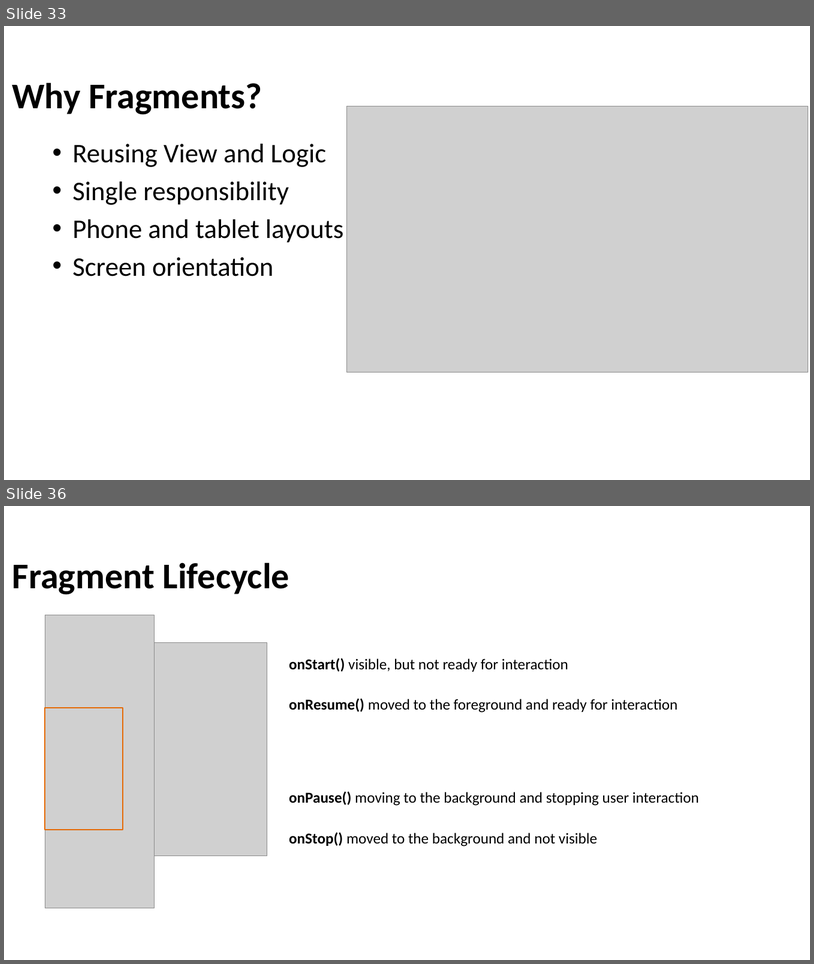
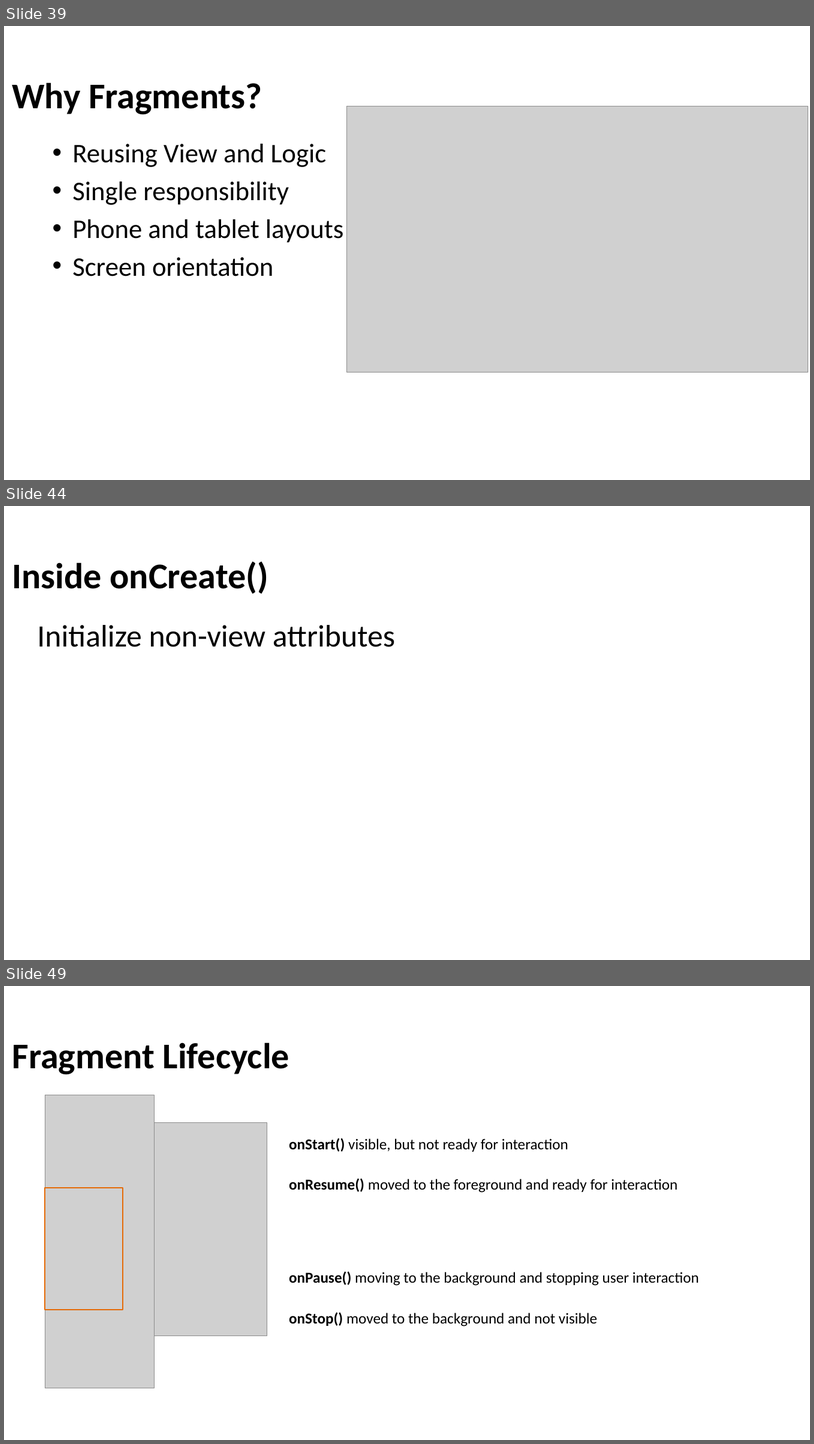
Before and after one commit to Batch-xx/Android-Lunch-Learn, a slide deck: slides/Android Studio_Activities_Fragments.pptx. Shown one above the other, each under a label of ours: slides 33 and 36 before the commit, slides 39, 44 and 49 after it; the slides between them are not shown. The pictures are 814x964 and 814x1444 pixels, drawn with LibreOffice and Linux fonts; fonts in the diff are those of the drawing; grey boxes stand for pictures; background and template pictures are left out. Boxes give left, top, right and bottom in pixels: in the first picture for what was removed or moved away, otherwise in the second. Text is boxed around its words. In the diff, an @@ line names an element or a change of style, - is before the commit and + after.

```diff
--- a/slides/Android Studio_Activities_Fragments.pptx
+++ b/slides/Android Studio_Activities_Fragments.pptx
@@ slide 44 added at bbox=[4, 506, 810, 960], background picture (left out) @@
@@ title added at bbox=[12, 561, 269, 594], 43 pt, text #000000, bold @@
+Inside onCreate()
@@ text added at bbox=[37, 625, 395, 647], 37 pt, text #000000 @@
+  Initialize non-view attributes
@@ what was slide 33 is now slide 39 @@
@@ what was slide 36 is now slide 49 @@
```
Also in this commit, not shown: 9 slides changed, 18 other slides added, 4 slides removed, 1 other file.
